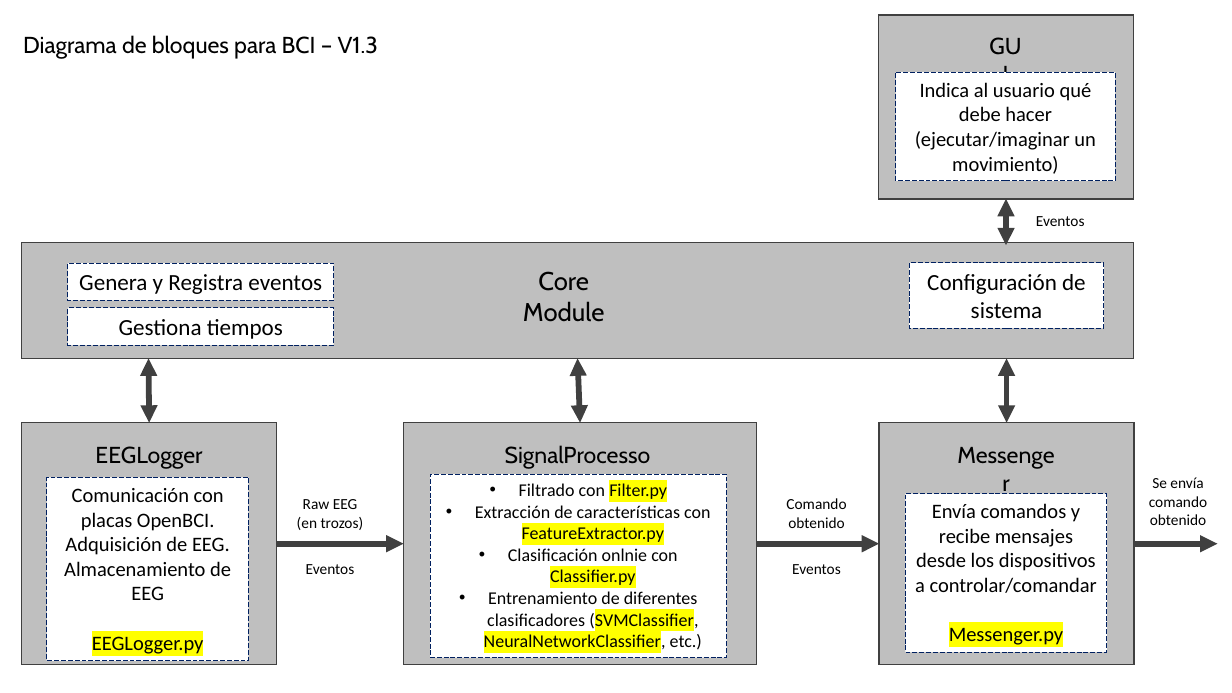
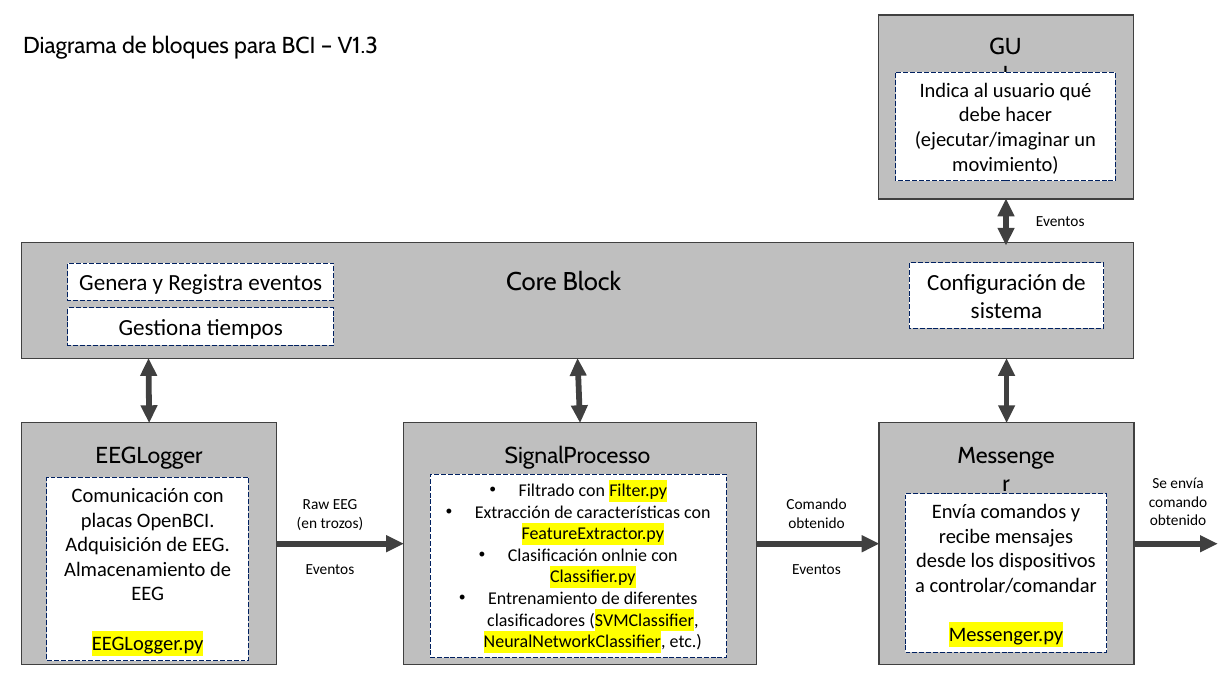
Before and after one commit to lucasbaldezzari/bcihack2, a slide deck: slide 1 of Desarrollo/PythonScripts/bloques.pptx. Drawn at 1232x693 pixels with LibreOffice and Linux fonts; fonts in the diff are those of the drawing. Boxes give left, top, right and bottom in pixels: in the first picture for what was removed or moved away, otherwise in the second. Text is boxed around its words. In the diff, an @@ line names an element or a change of style, - is before the commit and + after.

```diff
--- a/Desarrollo/PythonScripts/bloques.pptx
+++ b/Desarrollo/PythonScripts/bloques.pptx
@@ text at [506,270,621,291]: text changed @@
-Core Module
+Core Block
```
Also in this commit, not shown: 6 other files.
